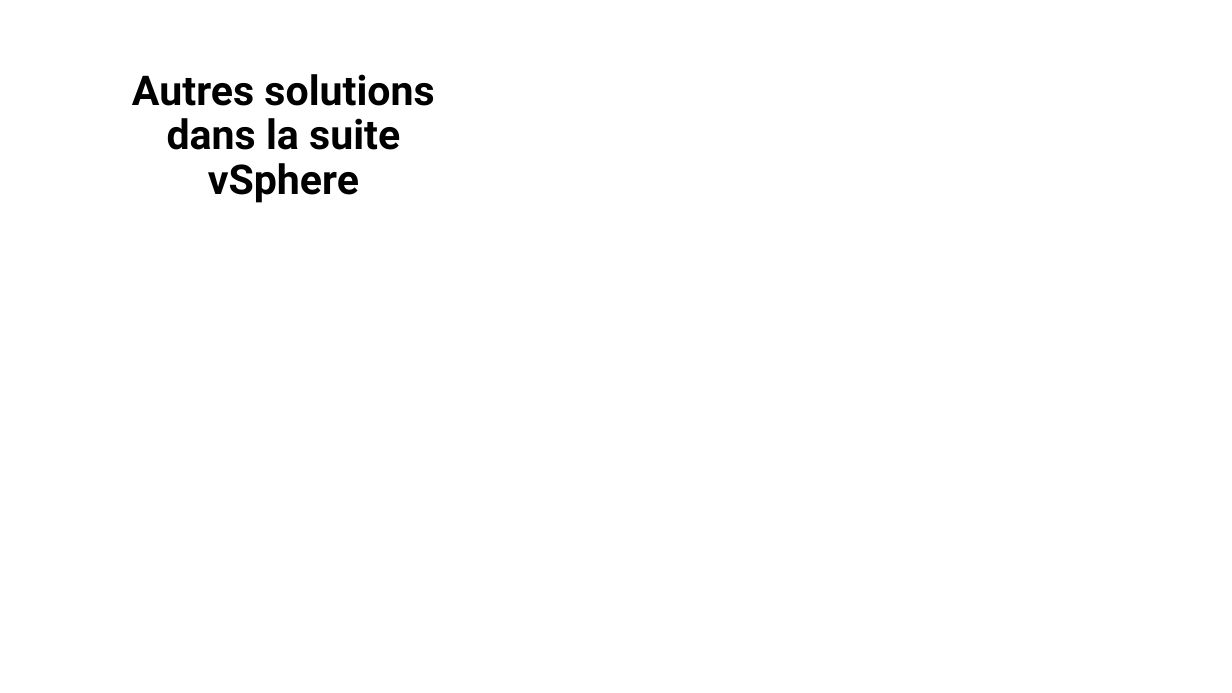
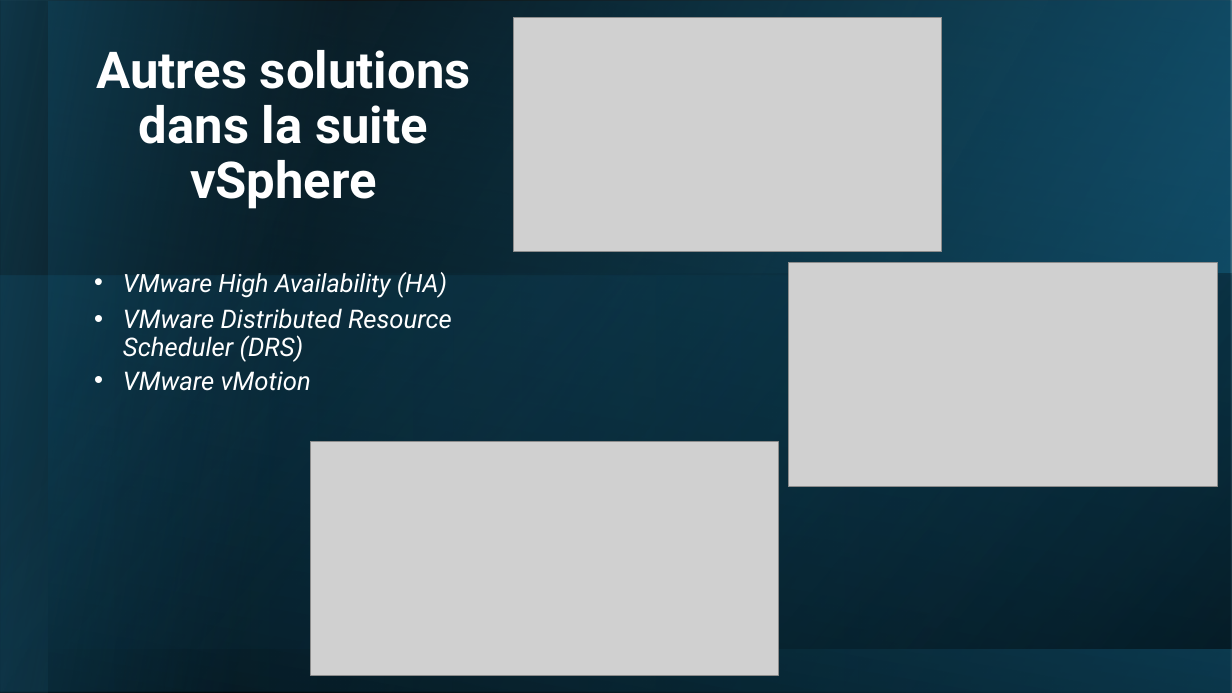
Before and after one commit to Vinc1347900/Stage_Henallux, a slide deck: slide 15 of TFE/DHAIMI_Vincent_PP_TFE.pptx. Drawn at 1232x693 pixels with LibreOffice and Linux fonts; fonts in the diff are those of the drawing; grey boxes stand for pictures. Boxes give left, top, right and bottom in pixels: in the first picture for what was removed or moved away, otherwise in the second. Text is boxed around its words. In the diff, an @@ line names an element or a change of style, - is before the commit and + after.

```diff
--- a/TFE/DHAIMI_Vincent_PP_TFE.pptx
+++ b/TFE/DHAIMI_Vincent_PP_TFE.pptx
@@ rectangle added at [0,0,1232,693], fill gradient #000000 to #156082 @@
@@ rectangle added at [1,0,347,693], fill gradient #156082 to #104862 @@
@@ rectangle added at [48,1,1232,692], fill gradient #000000 to #156082 @@
@@ picture added at [514,18,943,251] @@
@@ title "Autres solutions dans la suite ..." at [96,50,471,209]: size 32 to 39.6 pt, text colour #000000 to #FFFFFF; vertical alignment bottom to middle @@
@@ picture added at [789,262,1218,487] @@
@@ rectangle added at [0,275,1232,691], fill gradient #104862 to #156082 @@
@@ rectangle added at [0,274,1232,649], fill gradient #000000 to #104862 @@
@@ text added at [123,272,447,298], 19.6 pt, text #FFFFFF, italic @@
+• VMware High Availability (HA)
@@ text added at [123,308,452,362], 20 pt, text #FFFFFF, italic @@
+• VMware Distributed Resource Scheduler (DRS)
@@ text added at [123,371,311,391], 20 pt, text #FFFFFF, italic @@
+• VMware vMotion
@@ picture added at [311,442,778,676] @@
```
Also in this commit, not shown: 10 other slides changed, 4 slides added, 5 slides removed, 4 other files.
